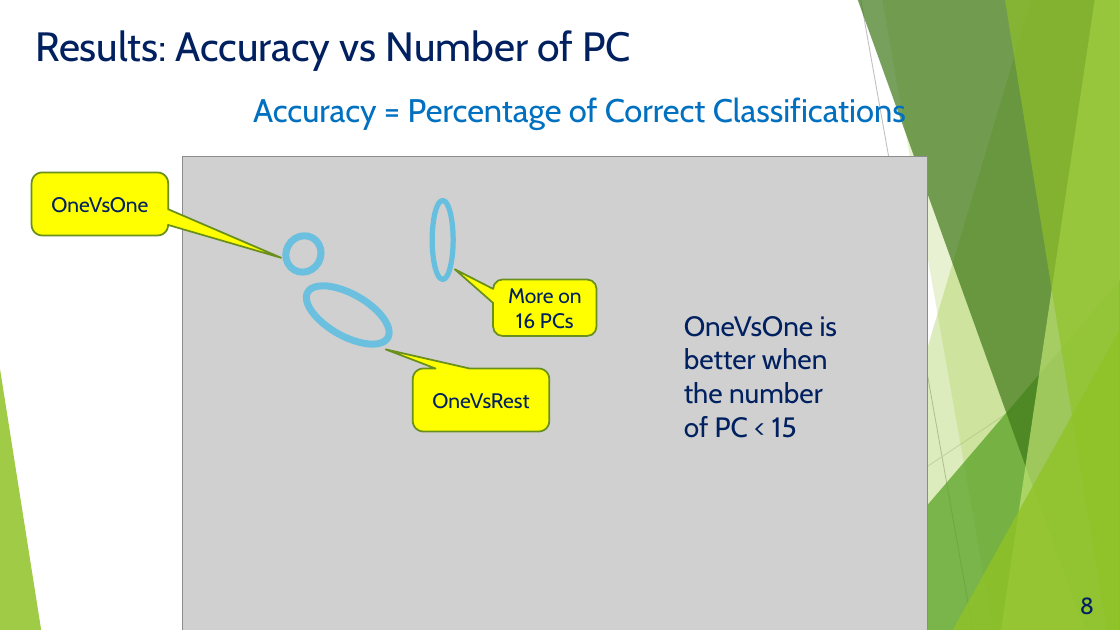
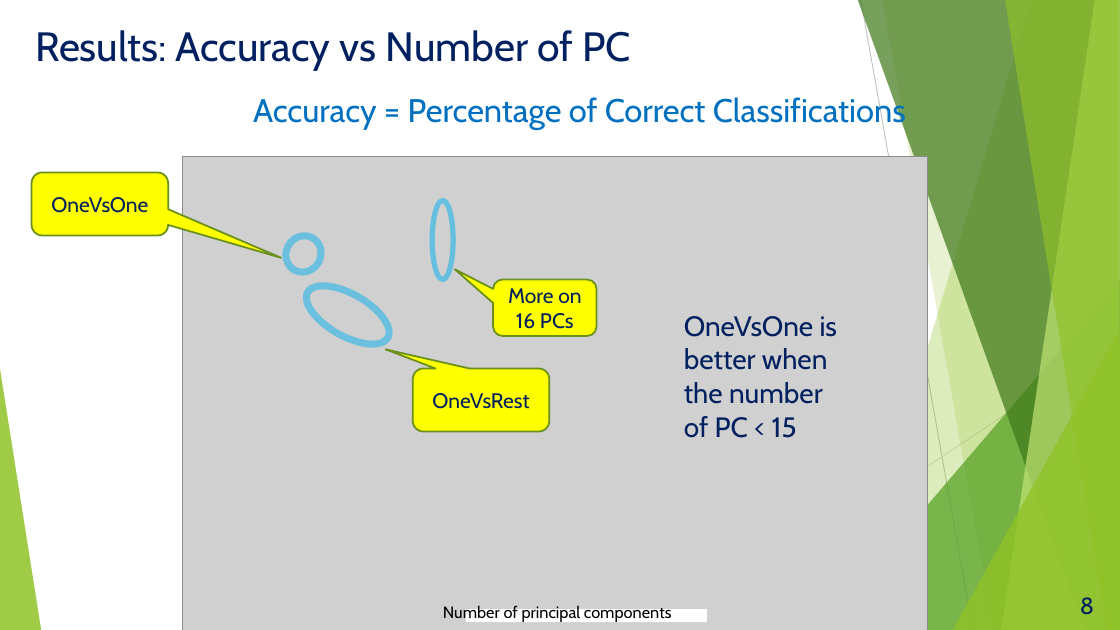
Before and after one commit to teambengio/finalproject, a slide deck: slide 8 of FinalReport_Team_Bengio.pptx. Drawn at 1120x630 pixels with LibreOffice and Linux fonts; fonts in the diff are those of the drawing; grey boxes stand for pictures. Boxes give left, top, right and bottom in pixels: in the first picture for what was removed or moved away, otherwise in the second. Text is boxed around its words. In the diff, an @@ line names an element or a change of style, - is before the commit and + after.

Commit message:
Fixel spelling principal in plot

```diff
--- a/FinalReport_Team_Bengio.pptx
+++ b/FinalReport_Team_Bengio.pptx
@@ text added at (x1=443, y1=605, x2=672, y2=622), 14 pt, text #000000 @@
+Number of principal components
@@ rectangle added at (x1=465, y1=609, x2=707, y2=623), fill #FFFFFF @@
```
